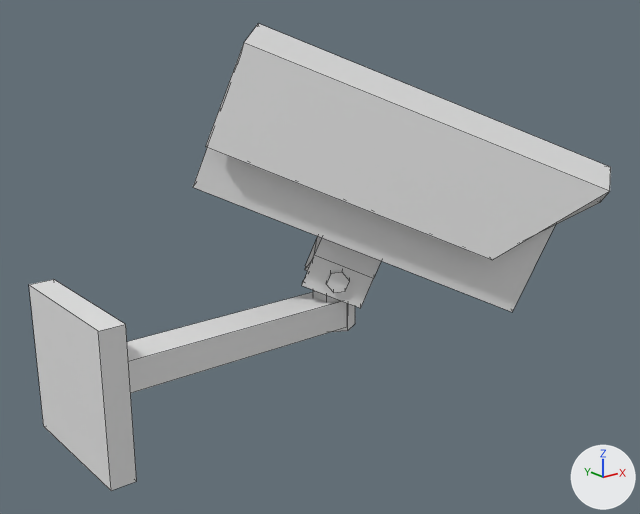
The FBX model Assets/Models/Camera/Camera.fbx: old version first, new version second.
The view is the same before and after, from a 50 mm camera at (-4.57, -10.75, 5.35) aimed at (3.64, -0.48, 1.25). Lighting does not change. The marker at lower right points along +X, +Y and +Z. Mesh edges are drawn as thin lines.

The older version as bpy lines, for what is in view:
```python
mat_material_001 = principled_material('Material.001')
mat_material_001.base_color = (0.0, 0.0, 0.0)  # black #000000
me_cube = bpy.data.meshes.new('Cube')
me_cube.from_pydata(...)  # 105 vertices, 90 faces; spans x -2.28..3.83, y -3.54..2.23, z -2.18..2.24
# faces by material slot: [57, 33]
me_cube.materials.append(mat_material)  # white #e7e7e7
me_cube.materials.append(mat_material_001)  # black #000000
me_cylinder = bpy.data.meshes.new('Cylinder')
me_cylinder.from_pydata(...)  # a 6-sided cylinder along z spanning x -0.31..0.31, y -0.36..0.36, z -2.68..-1.52; a box spanning x -4.51..0.0, y -0.33..0.33, z -2.62..-2.14; a box spanning x -4.69..-4.32, y -1.12..1.12, z -3.49..-1.25
me_cylinder.materials.append(mat_material)  # white #e7e7e7
ob_cube = bpy.data.objects.new('Cube', me_cube)
ob_cube.location = (4.34, 0.0, 2.47)
ob_cylinder = bpy.data.objects.new('Cylinder', me_cylinder)
ob_cylinder.location = (4.34, 0.0, 2.47)
```
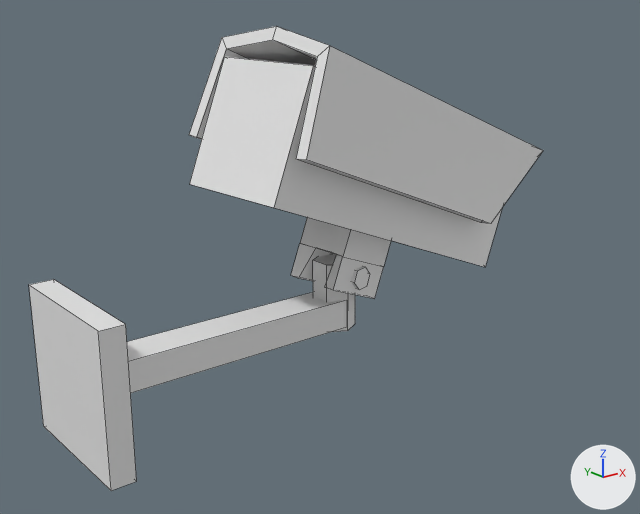
What differs and where, as boxes (x1, y1, x2, y2) in the pictures (640 x 514 px):
'Cube', recoloured, mesh turned, moved
    before: (193, 23, 611, 312)
    after: (189, 26, 543, 299)

The edits, one by one:
Material 'Material.001' (mat_material_001) changes colour from black #000000 to white #e7e7e7; in linear values from (0.0, 0.0, 0.0) to (0.8, 0.8, 0.8).
Material 'Material.002' (mat_material_002) is new.
Its base color is (0.0, 0.0, 0.0) (black #000000).
me_cube has 105 vertices, 90 faces and spans x -2.28..3.83, y -3.54..2.23, z -2.18..2.24.
me_cube is used by ob_cube; location (4.34, 0.0, 2.47).
me_cube no longer uses material mat_material (white #e7e7e7).
me_cube part 1: the whole mesh is turned 45 degrees about the z axis through its middle, then moved by (0.24, 0.74, 1.9).
me_cube now uses material mat_material_002 (black #000000).
me_cylinder has 28 vertices, 20 faces and spans x -4.69..0.31, y -1.12..1.12, z -3.49..-1.25.
me_cylinder no longer uses material mat_material (white #e7e7e7).
me_cylinder now uses material mat_material_001 (white #e7e7e7).
Object 'Cube' (ob_cube) moves from (4.34, 0.0, 2.47) to (4.34, 0.0, 0.57).
